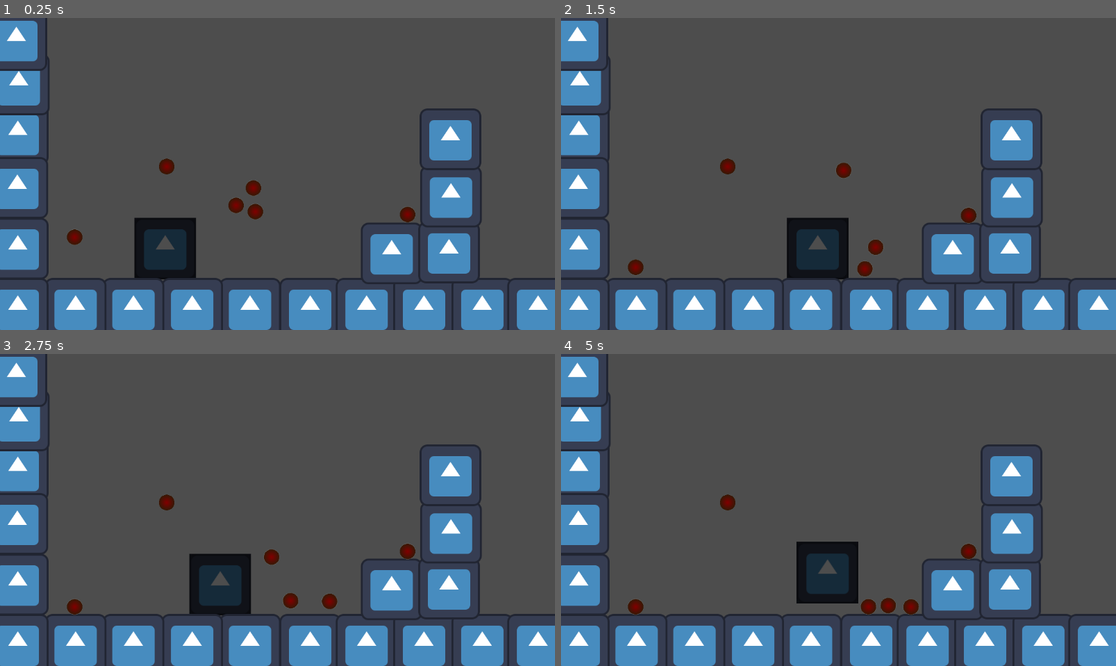
Above: before the commit, frames 1-4 (two rows, left to right).
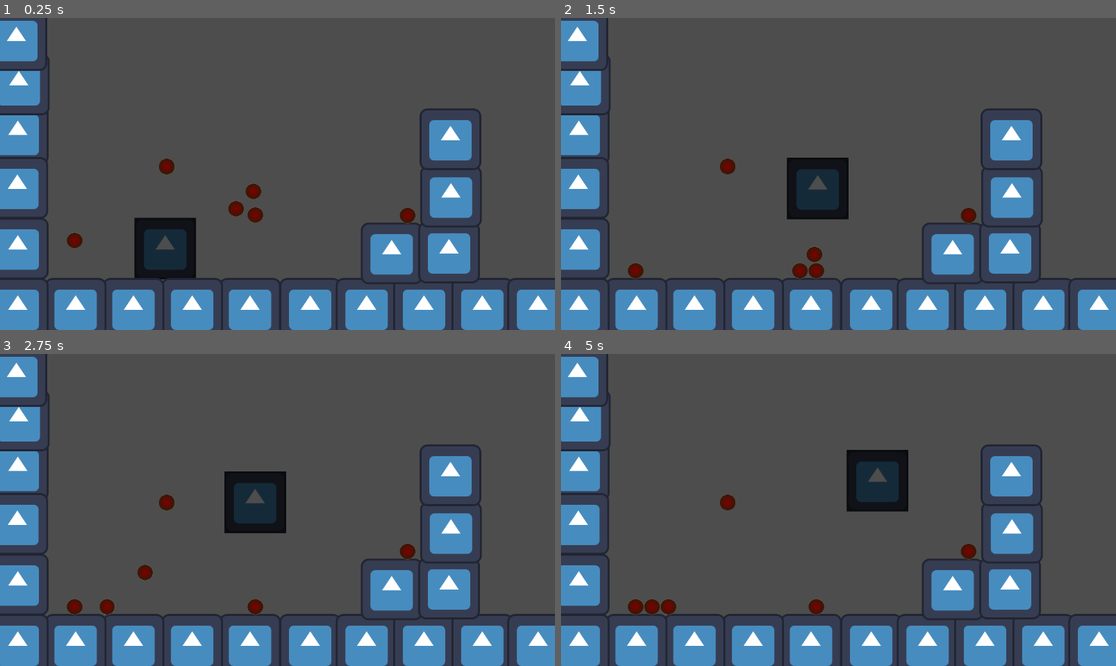
Above: after the commit, the same moments.

Repository: DataBASED-Enjoyers/platformer-gang
Game: Godot game, scene res://scenes/main.tscn
Two runs of this game, one before a commit and one after it. Both use one fixed random seed, a clock stepped at 60 frames per second and the inputs below. The engine's default icon, where the game draws it, is replaced by a stand-in: a white triangle on a blue panel in a dark square.
Inputs:
- Up to frame 1 (0.25 s): no input
- Up to frame 2 (1.5 s): hold J (attack) 0.53-1.28 s; hold D (move_right) from 0.53 s (still down); tap Space (jump) at 0.77, 0.8, 1.07, 1.35 s
- Up to frame 3 (2.75 s): tap Space (jump) at 1.52, 1.82, 2.3 s; tap J (attack) at 1.55 s; release D (move_right) at 2.03 s; hold A (move_left) from 2.03 s (still down); hold J (attack) from 2.03 s (still down)
- Up to frame 4 (5 s): release A (move_left) at 2.78 s; release J (attack) at 2.78 s; hold D (move_right) 2.78-4.28 s; tap J (attack) at 2.85, 4.35 s; tap Space (jump) at 3.02, 3.32, 4.52, 4.82 s; hold Space (jump) 3.53-4.28 s; hold A (move_left) from 4.28 s (still down)

The runs differ from the first frame. In frame 1, 0.4% of the frame differs, in the area x 12-75%, y 51-74%; in frame 2, 4.4%; in frame 3, 4.9%; in frame 4, 4.9%, in the area x 15-65%, y 30-84%.

Commit message:
draw for ball with CharacterBody2D class

Diff:
--- a/scenes/ball.gd
+++ b/scenes/ball.gd
@@ -1,7 +1,24 @@
 class_name Ball
-extends RigidBody2D
+extends CharacterBody2D
+
+var has_bounced: bool = true
+@export var gravity = 980
 
 
 func get_impulse_from(impulse_source: Vector2, impulse_strength):
 	var impulse_direction: Vector2 = (position - impulse_source).normalized()
-	apply_central_impulse(impulse_direction * impulse_strength)
+	has_bounced = false
+	velocity = impulse_direction * impulse_strength
+
+
+func _physics_process(delta: float) -> void:
+	velocity.y += gravity * delta
+	move_and_slide()
+	apply_bounce()
+
+
+func apply_bounce():
+	if get_slide_collision_count() > 0 and not has_bounced:
+		var collider = get_slide_collision(0)
+		velocity = velocity.bounce(collider.get_normal())
+		has_bounced = true
--- a/scenes/ball.tscn
+++ b/scenes/ball.tscn
@@ -1,9 +1,6 @@
-[gd_scene load_steps=6 format=3 uid="uid://bf2monh5sssr2"]
+[gd_scene load_steps=5 format=3 uid="uid://bf2monh5sssr2"]
 
 [ext_resource type="Script" path="res://scenes/ball.gd" id="1_seeqd"]
-
-[sub_resource type="PhysicsMaterial" id="PhysicsMaterial_sbjpp"]
-bounce = 0.8
 
 [sub_resource type="CircleShape2D" id="CircleShape2D_bjaj3"]
 radius = 17.0
@@ -18,11 +15,9 @@
 fill_from = Vector2(0.5, 0.508046)
 fill_to = Vector2(0.810345, 0.18046)
 
-[node name="Ball" type="RigidBody2D" groups=["movable_objects"]]
+[node name="Ball" type="CharacterBody2D" groups=["movable_objects"]]
 collision_layer = 4
 collision_mask = 7
-mass = 0.5
-physics_material_override = SubResource("PhysicsMaterial_sbjpp")
 script = ExtResource("1_seeqd")
 
 [node name="CollisionShape2D" type="CollisionShape2D" parent="."]
--- a/scenes/main.tscn
+++ b/scenes/main.tscn
@@ -8,7 +8,6 @@
 
 [node name="Player" parent="." instance=ExtResource("2_783kf")]
 position = Vector2(343, 427)
-jump_velocity = 1200.0
 
 [node name="Walls" type="Node2D" parent="."]
 
@@ -81,8 +80,8 @@
 position = Vector2(526, 327)
 
 [node name="Ball4" parent="Balls" instance=ExtResource("3_gqra2")]
+process_mode = 4
 position = Vector2(346, 308)
-freeze = true
 
 [node name="Ball5" parent="Balls" instance=ExtResource("3_gqra2")]
 position = Vector2(846, 389)
